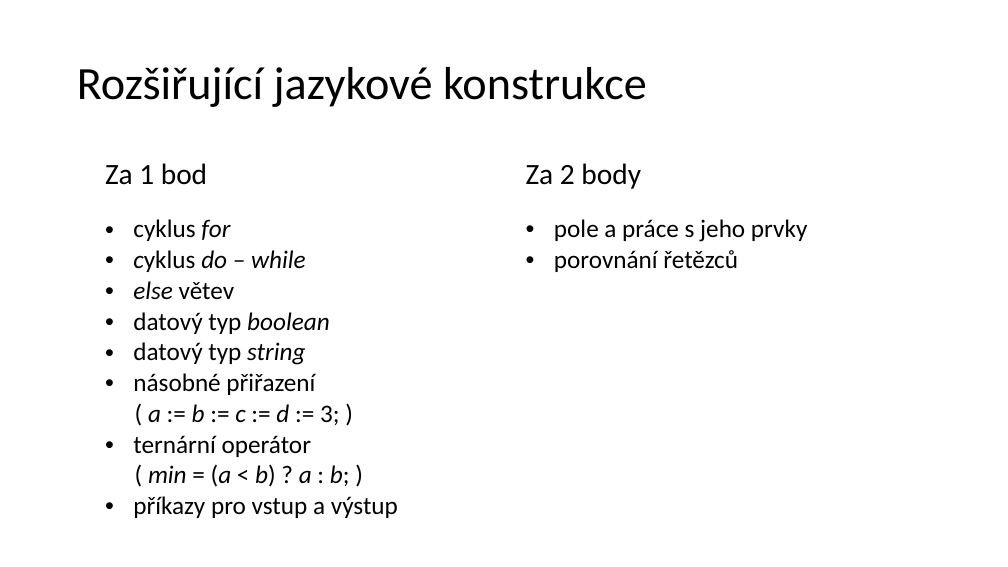
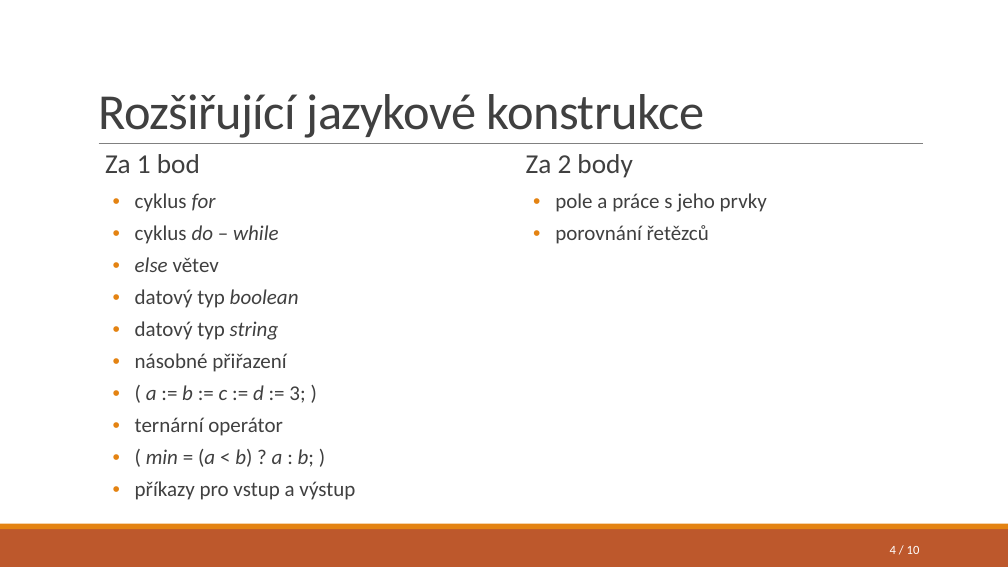
Before and after one commit to JitkaP/FJP-project, a slide deck: slide 4 of presentation/1 (4.11.).pptx (slide 3 before the commit). Drawn at 1008x567 pixels with LibreOffice and Linux fonts; fonts in the diff are those of the drawing. Boxes give left, top, right and bottom in pixels: in the first picture for what was removed or moved away, otherwise in the second. Text is boxed around its words. In the diff, an @@ line names an element or a change of style, - is before the commit and + after.

```diff
--- a/presentation/1 (4.11.).pptx
+++ b/presentation/1 (4.11.).pptx
@@ title "Rozšiřující jazykové konstrukce": place and size @@
-title "Rozšiřující jazykové konstrukce" at bbox=[77, 67, 647, 107]
+title "Rozšiřující jazykové konstrukce" at bbox=[98, 94, 705, 138]
@@ title "Rozšiřující jazykové konstrukce" at bbox=[98, 94, 705, 138]: size 44 to 48 pt, text colour #000000 to #404040, letter spacing 0 to -0.5 pt; line spacing 0.9 to 0.85; vertical alignment middle to bottom @@
@@ table at bbox=[98, 144, 938, 504] @@
@@ size 28 to 26 pt in "Za 1 bod", "Za 2 body" @@
@@ text colour #000000 to #404040, size 24 to 20 pt @@
@@ italic off in "cyklus –" @@
@@ indent changed @@
@@ more space between paragraphs @@
@@ bullet none to • @@
@@ table: place and size @@
-table at bbox=[98, 140, 938, 526]
+table at bbox=[98, 144, 938, 504]
@@ line added from (99, 144) to (923, 144), #808080 0.5 pt @@
@@ rectangle added at bbox=[0, 529, 1008, 567], fill #BD582C @@
@@ rectangle added at bbox=[0, 524, 1008, 529], fill #E48312 @@
@@ page number added at bbox=[890, 546, 920, 554], 12 pt, text #FFFFFF @@
+4 / 10
```
Also in this commit, not shown: 2 other slides changed, 8 slides added, 1 other file.
